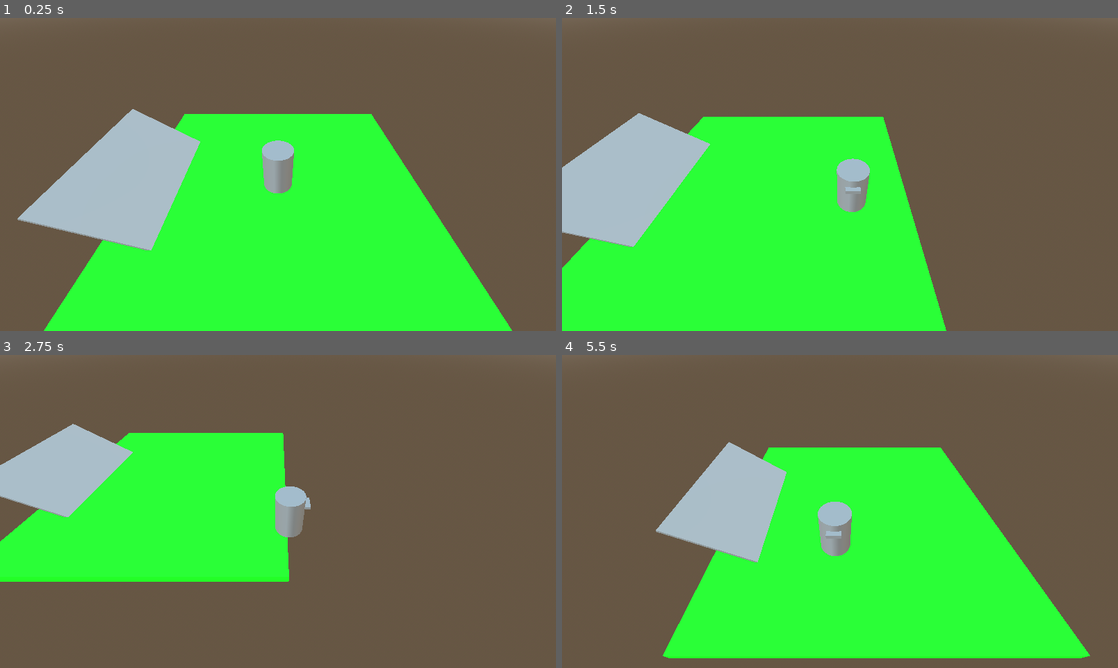
Above: before the commit, frames 1-4 (two rows, left to right).
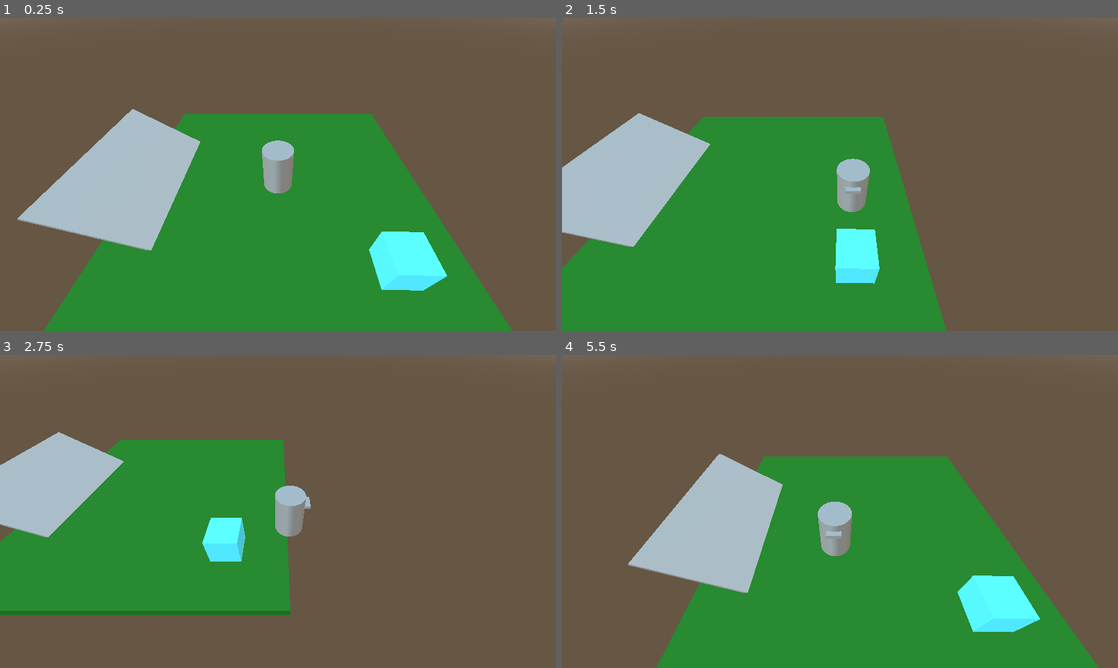
Above: after the commit, the same moments.

Repository: 0rbios/Haunted-Housekeeping
Game: Godot game, scene res://Game/SYS/GAME/GAME_MANAGER.tscn
Same seed, same stepped clock (60 frames per second), same inputs: the game is played once before the commit and once after it.
Inputs:
- Up to frame 1 (0.25 s): no input
- Up to frame 2 (1.5 s): hold Right (ui_right) 0.53-1.28 s; hold Down (ui_down) from 1.28 s (still down)
- Up to frame 3 (2.75 s): release Down (ui_down) at 2.03 s; hold Right (ui_right) from 2.03 s (still down)
- Up to frame 4 (5.5 s): release Right (ui_right) at 2.78 s; hold Up (ui_up) 2.78-3.53 s; hold Left (ui_left) 3.53-5.03 s; hold Down (ui_down) from 5.03 s (still down)

The runs differ from the first frame. In frame 1, 37% of the frame differs, in the area x 7-93%, y 30-100%; in frame 2, 34%; in frame 3, 26%; in frame 4, 38%, in the area x 11-97%, y 27-100%.

Commit message:
Object spawning, inventory implementation started

Diff:
--- a/Game/Maps/DEBUG.json
+++ b/Game/Maps/DEBUG.json
@@ -1,8 +1,12 @@
 [
 	{
 		"type": "map",
-		"colour": "#11FF11",
+		"colour": "#0c6800",
 		"weather": 5,
 		"time": 12
+	},
+	{
+		"type": "object",
+		"position": [3, 0.2, 3]
 	}
 ]
--- a/Game/Modules/Map/Scripts/MAP_BUILDER.gd
+++ b/Game/Modules/Map/Scripts/MAP_BUILDER.gd
@@ -19,6 +19,7 @@
 func _ready() -> void:
 	var base = $Base
 
+	_mLoad.map = self
 	buildScene()
 
 	var player = load("res://Game/Modules/Player/Player.tscn").instantiate()
--- a/Game/Modules/Map/Scripts/MAP_LOADER.gd
+++ b/Game/Modules/Map/Scripts/MAP_LOADER.gd
@@ -2,8 +2,10 @@
 
 # Reads a given map file and handles any relevant actions from it.
 
+var map : Node
+
 # User defined list of valid scene items.
-@export var items : Array[PackedScene] = []
+var items : Array[PackedScene] = [load("res://Game/Modules/Object/Object.tscn")]
 
 # Takes in the map file and outputs the raw data.
 func readMap(mapFile : String) -> Array:
@@ -18,8 +20,9 @@
 
 # Takes the raw data, cleans it up and defaults out any missing or broken data.
 func loadMap(data : Array) -> Dictionary:
-	var cleanData = []
 	var mapConfig = {}
+
+	if map == null: return mapConfig
 
 	for datapoint in data:
 		# Give up on any item that doesn't have a type in the valid item list
@@ -32,14 +35,20 @@
 		if foundItem == null: continue
 
 		# Check for and then run the items cleanup script
-		if "clean" in foundItem:
-			cleanData.append(foundItem.clean())
+		var itemInstance = foundItem.instantiate()
+		if itemInstance.has_method("clean"):
+			map.call_deferred("add_child", itemInstance)
+			itemInstance.clean(datapoint)
+		else:
+			itemInstance.queue_free()
 
 	return mapConfig
 
 func _findType(iType : String) -> PackedScene:
 	for item in items:
-		if "type" in item:
-			if item.type == iType:
+		var testInstance = item.instantiate()
+		if "type" in testInstance:
+			if testInstance.type == iType:
 				return item
+		testInstance.queue_free()
 	return null
--- /dev/null
+++ b/Game/Modules/Object/Object.tscn
@@ -0,0 +1,20 @@
+[gd_scene format=3 uid="uid://cgwd5qcc0e56l"]
+
+[ext_resource type="Script" uid="uid://dt4pvcp00ojni" path="res://Game/Modules/Object/Scripts/Object Handler.gd" id="1_4ooyw"]
+
+[sub_resource type="StandardMaterial3D" id="StandardMaterial3D_s8ivk"]
+albedo_color = Color(0.3033563, 0.89209783, 1, 1)
+
+[sub_resource type="BoxMesh" id="BoxMesh_fx0ba"]
+material = SubResource("StandardMaterial3D_s8ivk")
+
+[sub_resource type="BoxShape3D" id="BoxShape3D_4ooyw"]
+
+[node name="Object" type="RigidBody3D" unique_id=735106963]
+script = ExtResource("1_4ooyw")
+
+[node name="Model" type="MeshInstance3D" parent="." unique_id=811111437]
+mesh = SubResource("BoxMesh_fx0ba")
+
+[node name="Hitbox" type="CollisionShape3D" parent="." unique_id=1208465732]
+shape = SubResource("BoxShape3D_4ooyw")
--- /dev/null
+++ b/Game/Modules/Object/Scripts/Object Handler.gd
@@ -0,0 +1,17 @@
+extends RigidBody3D
+var type = "object"
+
+func clean(data : Dictionary) -> void:
+	if "position" in data.keys():
+		var cleanPos = []
+
+		for p in data["position"]:
+			if p is int or p is float:
+				cleanPos.append(p)
+
+		for empty in range(3 - cleanPos.size()):
+			cleanPos.append(0)
+
+		cleanPos.resize(3)
+
+		position = Vector3(cleanPos[0], cleanPos[1], cleanPos[2])
--- /dev/null
+++ b/Game/Modules/Player/Scripts/Inventory.gd
@@ -0,0 +1,19 @@
+extends Node
+
+var _items : Dictionary = {
+	1 : null,
+	2 : null,
+	3 : null
+}
+
+var _selectedIndex = 1
+
+func AddItem(object) -> void:
+	# Drop the currently held item
+	if !_items[_selectedIndex] == null:
+		DropItem(_items[_selectedIndex])
+
+	_items[_selectedIndex] = object
+
+func DropItem(_object) -> void:
+	pass
--- a/Game/Modules/Player/Scripts/Player Movement.gd
+++ b/Game/Modules/Player/Scripts/Player Movement.gd
@@ -3,6 +3,8 @@
 # Handle the player's movement around the scene
 
 @onready var _groundCheck : Node = $"Ground Check"
+
+#var _inventory = load("res://Game/Modules/Player/Scripts/Inventory.gd").new()
 
 var _canMove : bool = true
 
Not shown, added: Game/Modules/Object/Scripts/Object Handler.gd.uid
Not shown, added: Game/Modules/Player/Scripts/Inventory.gd.uid
Not shown, changed: Docs/TODO.md
